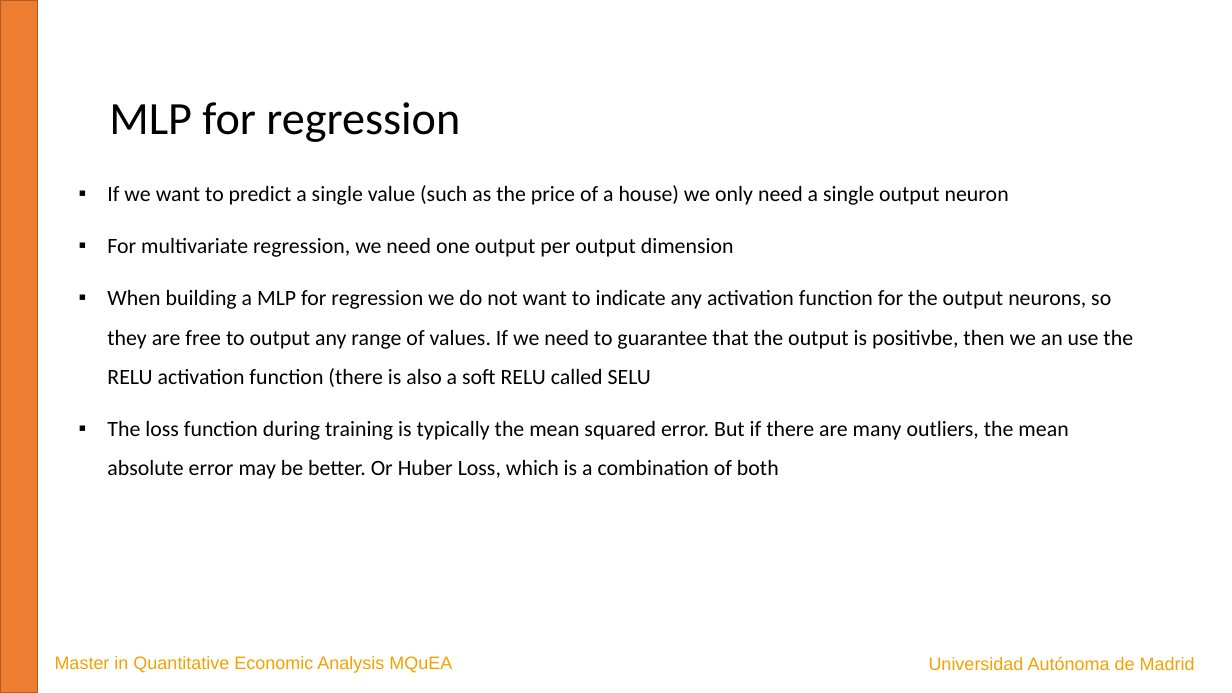
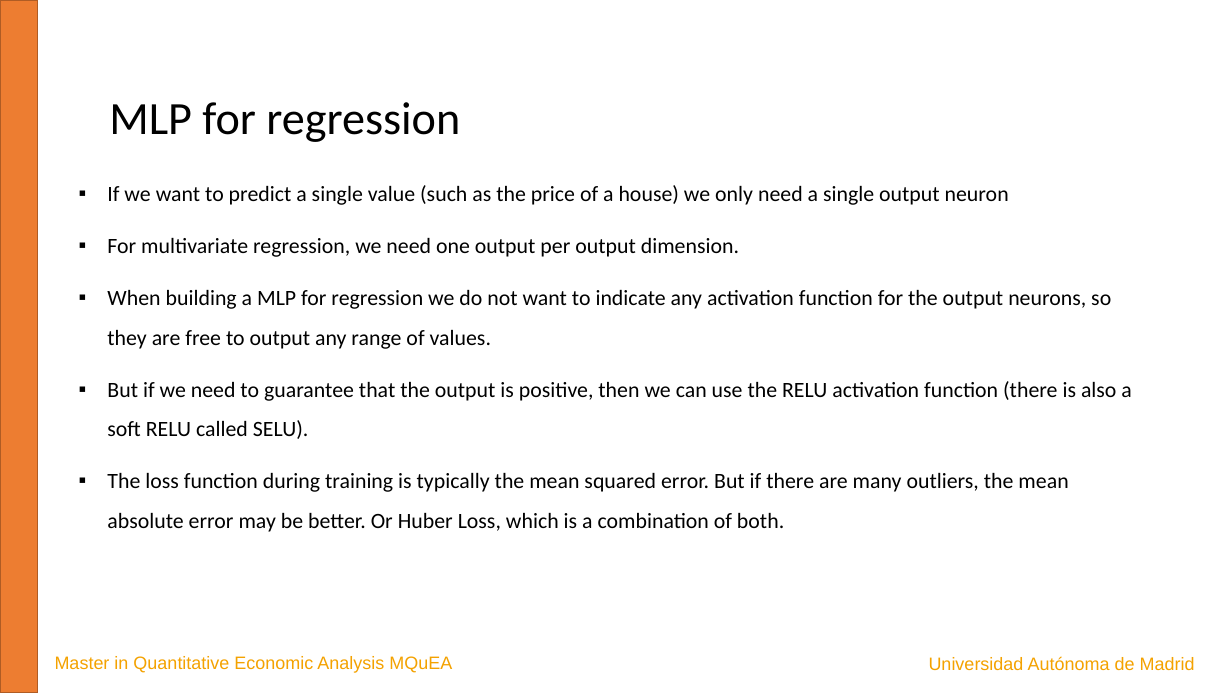
Before and after one commit to JavierBas/IMLEF-MQuEA, a slide deck: slide 11 of Course content/Slides/Topic 6 - Artificial Neural Networks.pptx. Drawn at 1232x693 pixels with LibreOffice and Linux fonts; fonts in the diff are those of the drawing. Boxes give left, top, right and bottom in pixels: in the first picture for what was removed or moved away, otherwise in the second. Text is boxed around its words. In the diff, an @@ line names an element or a change of style, - is before the commit and + after.

```diff
--- a/Course content/Slides/Topic 6 - Artificial Neural Networks.pptx
+++ b/Course content/Slides/Topic 6 - Artificial Neural Networks.pptx
@@ text at (x1=107, y1=238, x2=1131, y2=532): text changed @@
-▪ For multivariate regression, we need one output per output dimension
-▪ When building a MLP for regression we do not want to indicate any activation function for the output neurons, so they are free to output any range of values. If we need to guarantee that the output is positivbe, then we an use the RELU activation function (there is also a soft RELU called SELU
-▪ The loss function during training is typically the mean squared error. But if there are many outliers, the mean absolute error may be better. Or Huber Loss, which is a combination of both
+▪ For multivariate regression, we need one output per output dimension.
+▪ When building a MLP for regression we do not want to indicate any activation function for the output neurons, so they are free to output any range of values.
+▪ But if we need to guarantee that the output is positive, then we can use the RELU activation function (there is also a soft RELU called SELU).
+▪ The loss function during training is typically the mean squared error. But if there are many outliers, the mean absolute error may be better. Or Huber Loss, which is a combination of both.
```
Also in this commit, not shown: 7 other slides changed, 1 other file.
